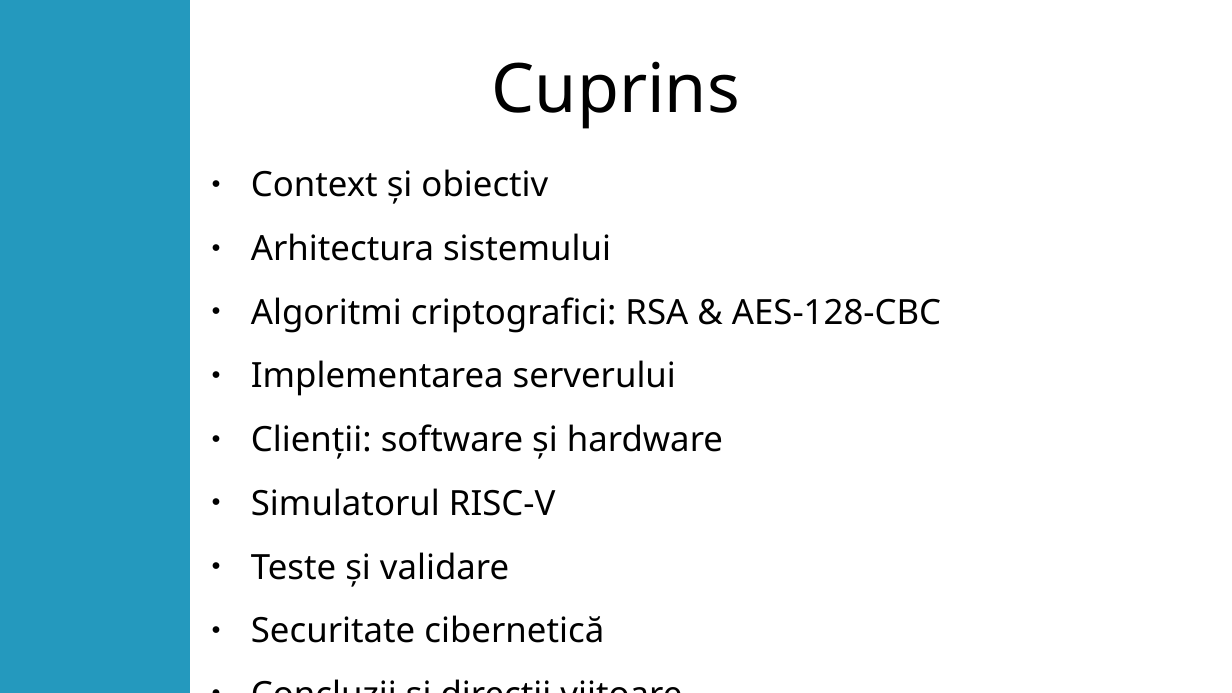
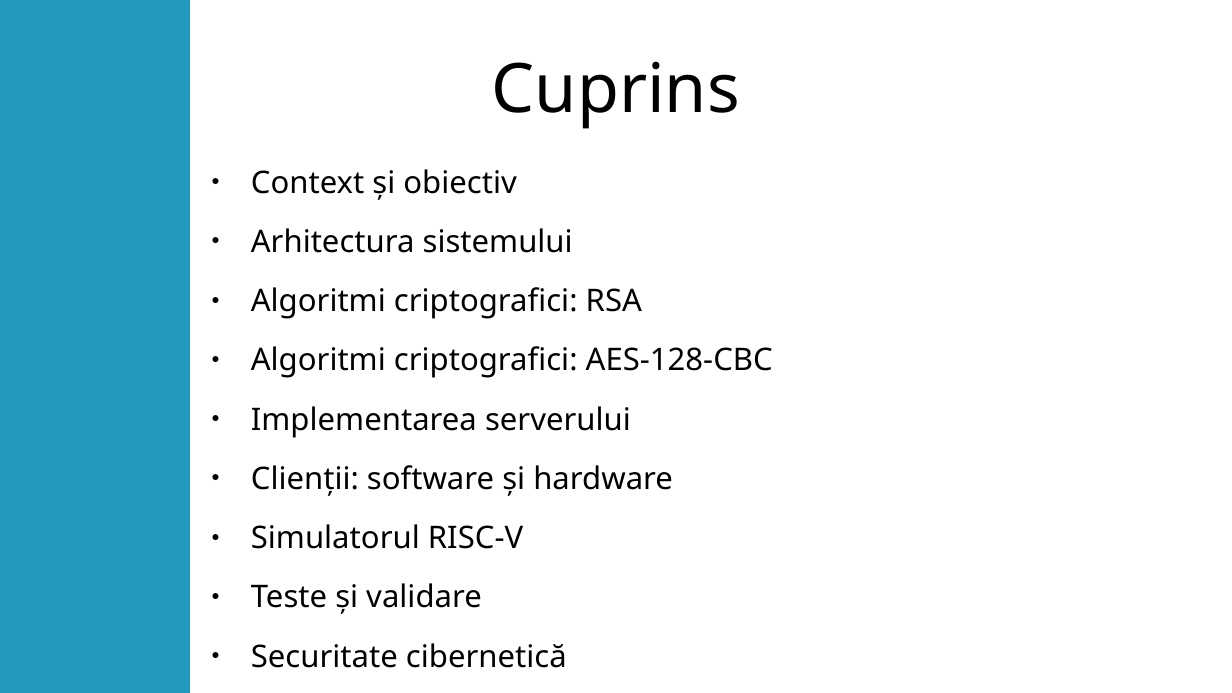
Before and after one commit to DancauRares-Andrei/proiect-Disertatie, a slide deck: slide 2 of Documentatie/Prezentare.odp. Drawn at 1232x693 pixels with LibreOffice and Linux fonts; fonts in the diff are those of the drawing. Boxes give left, top, right and bottom in pixels: in the first picture for what was removed or moved away, otherwise in the second. Text is boxed around its words. In the diff, an @@ line names an element or a change of style, - is before the commit and + after.

```diff
--- a/Documentatie/Prezentare.odp
+++ b/Documentatie/Prezentare.odp
@@ text at [251, 169, 673, 668]: size 22.4 to 20 pt in "Context și obiectiv", "Arhitectura sistemului", "Implementarea serverului", "Clienții: software și hardware" and 4 more places @@
@@ text at [251, 287, 773, 378]: text changed; size 22.4 to 20 pt @@
-● Algoritmi criptografici: RSA & AES-128-CBC
+● Algoritmi criptografici: RSA
+● Algoritmi criptografici: AES-128-CBC
```
Also in this commit, not shown: 2 other slides changed, 1 slide added, 1 other file.
